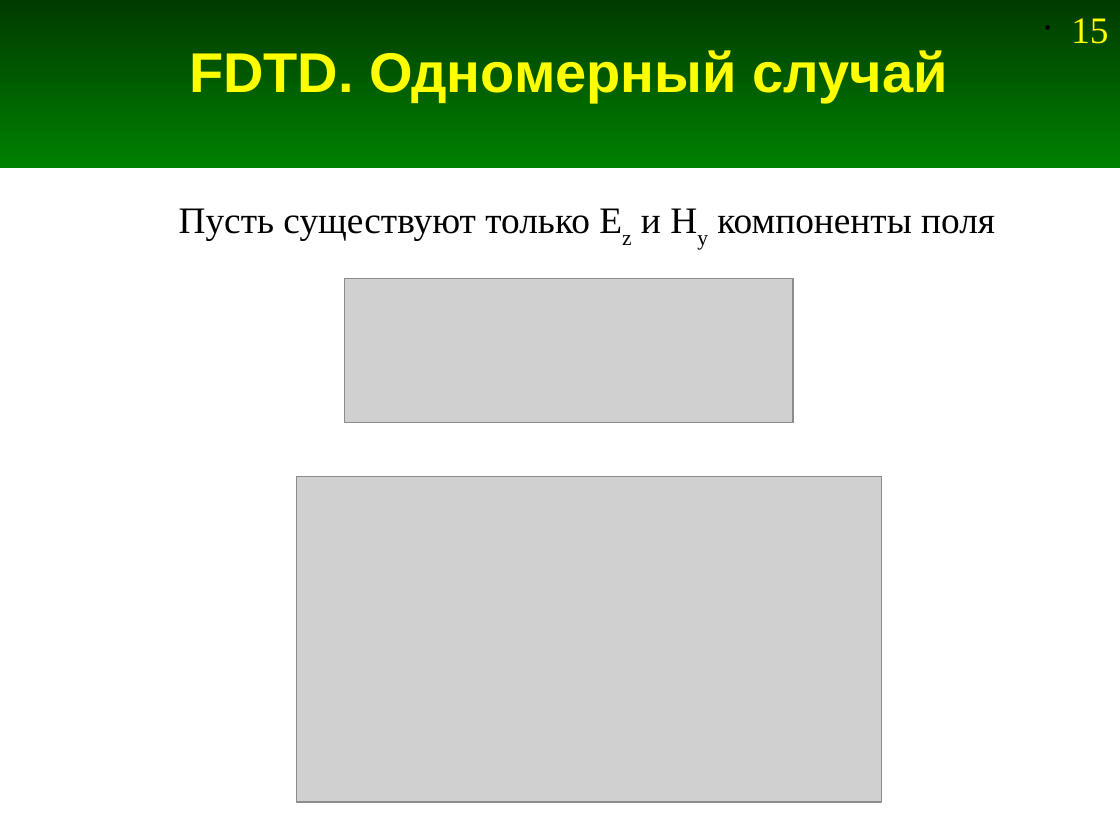
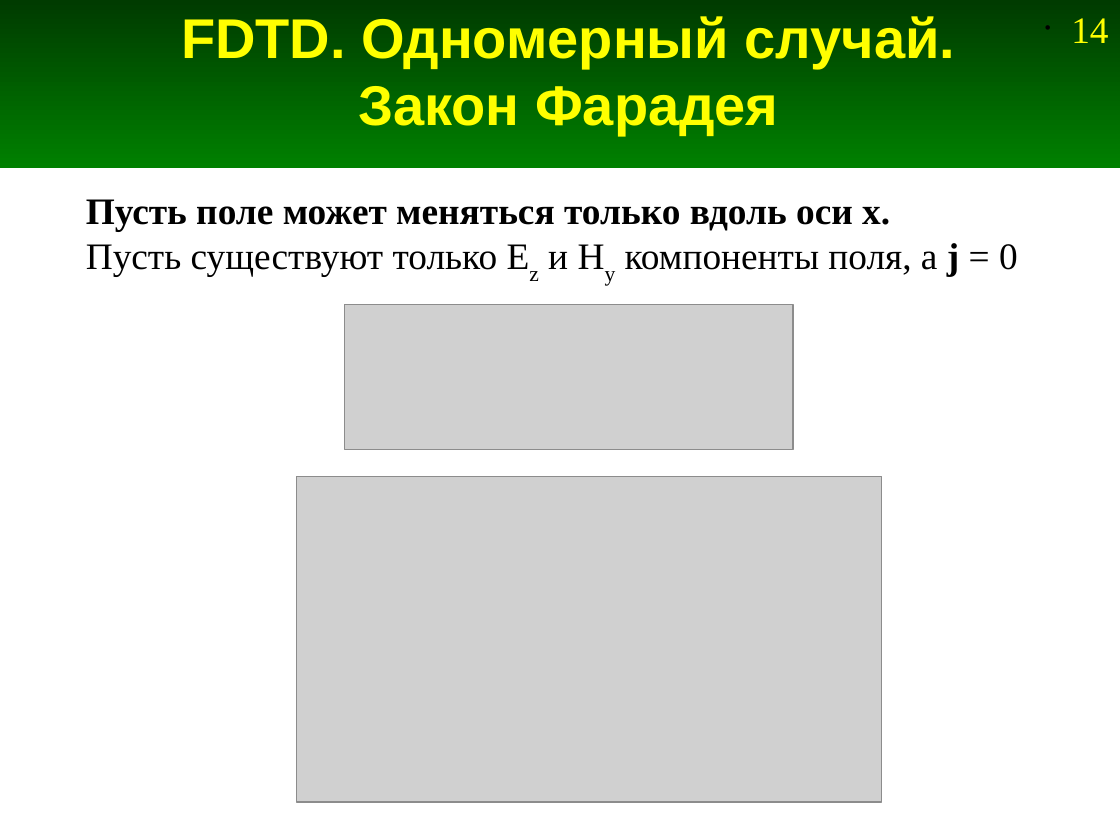
Before and after one commit to andris0147sv/modelling, a slide deck: slide 14 of presentations/2. FDTD.odp (slide 15 before the commit). Drawn at 1120x840 pixels with LibreOffice and Linux fonts; fonts in the diff are those of the drawing; grey boxes stand for pictures. Boxes give left, top, right and bottom in pixels: in the first picture for what was removed or moved away, otherwise in the second. Text is boxed around its words. In the diff, an @@ line names an element or a change of style, - is before the commit and + after.

```diff
--- a/presentations/2. FDTD.odp
+++ b/presentations/2. FDTD.odp
@@ title at (181, 16, 956, 135): text changed @@
-FDTD. Одномерный случай
+FDTD. Одномерный случай.
+Закон Фарадея
@@ page number at (1071, 18, 1108, 43): text changed @@
-• 15
+• 14
@@ text at (86, 199, 1018, 276): text changed @@
-Пусть существуют только Ez и Hy компоненты поля
+Пусть поле может меняться только вдоль оси x.
+Пусть существуют только Ez и Hy компоненты поля, а j = 0
@@ picture: place and size @@
-picture at (345, 278, 793, 422)
+picture at (345, 305, 793, 449)
```
Also in this commit, not shown: 2 other slides changed, 3 slides added, 1 slide removed.
